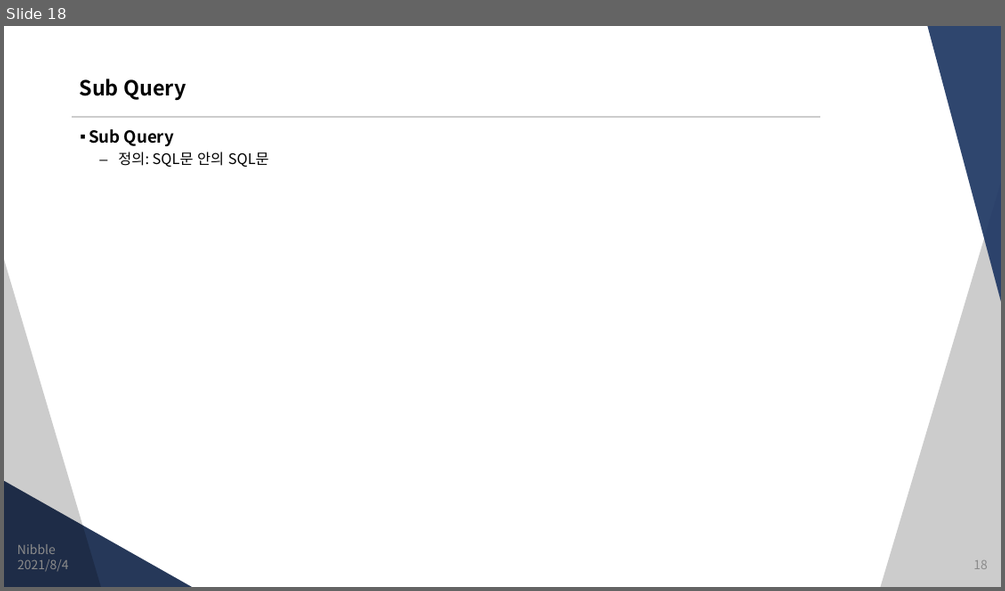
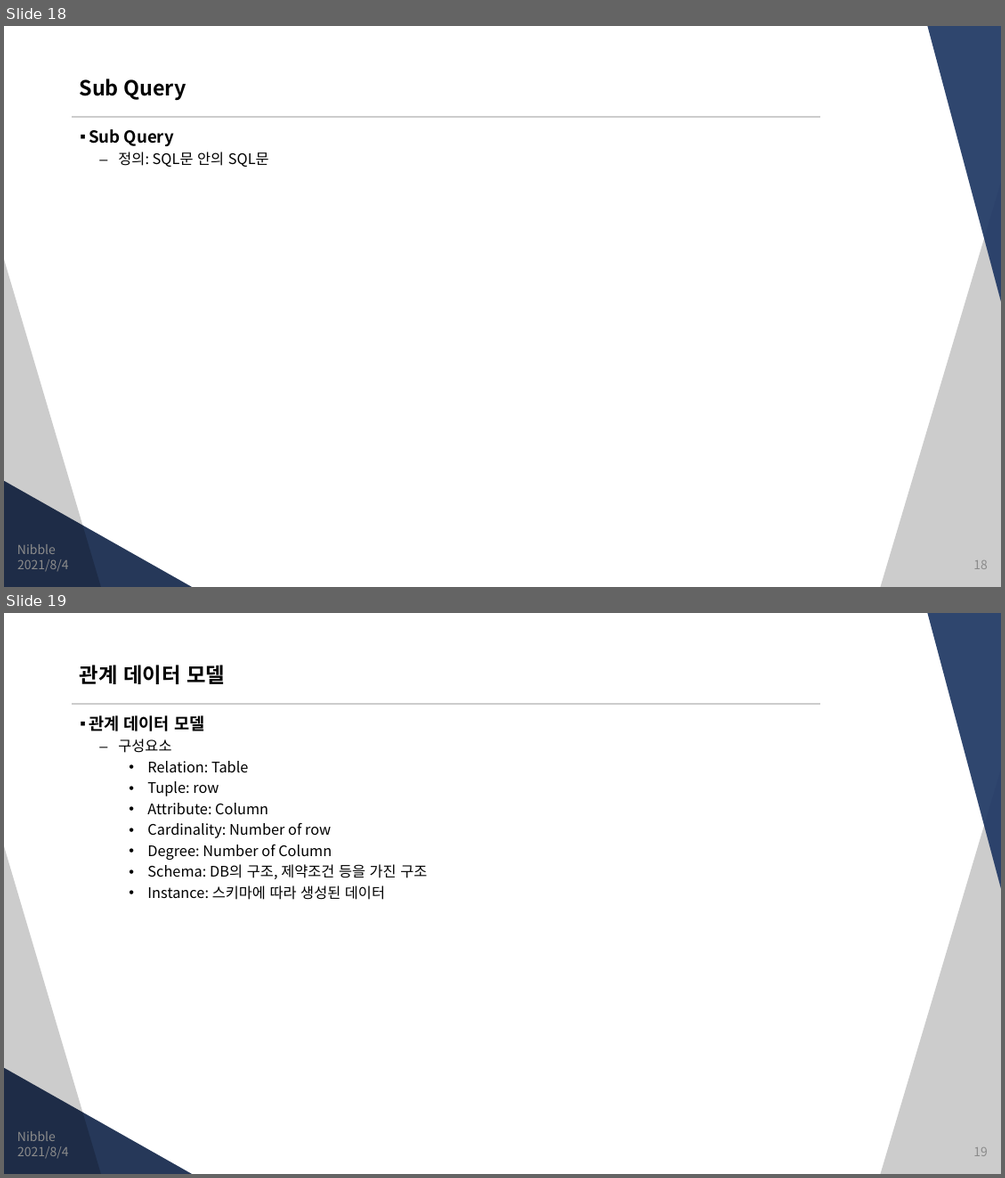
Before and after one commit to JungSangHyeon/2021-TIL, a slide deck: 정보처리기사/3. DB 구축.pptx. Shown one above the other, each under a label of ours: slide 18 before the commit, slides 18 and 19 after it. The pictures are 1005x591 and 1005x1178 pixels, drawn with LibreOffice and Linux fonts; fonts in the diff are those of the drawing. Boxes give left, top, right and bottom in pixels: in the first picture for what was removed or moved away, otherwise in the second. Text is boxed around its words. In the diff, an @@ line names an element or a change of style, - is before the commit and + after.

```diff
--- a/정보처리기사/3. DB 구축.pptx
+++ b/정보처리기사/3. DB 구축.pptx
@@ slide 19 added at bbox=[4, 613, 1001, 1174], background #FFFFFF; not listed: 5 template elements that a slide beside it also shows @@
@@ title added at bbox=[80, 665, 225, 684], 20 pt, text #000000, bold @@
+관계 데이터 모델
@@ text added at bbox=[89, 715, 427, 900], 14 pt, text #000000 @@
+▪ 관계 데이터 모델
+  – 구성요소
+    • Relation: Table
+    • Tuple: row
+    • Attribute: Column
+    • Cardinality: Number of row
+    • Degree: Number of Column
+    • Schema: DB의 구조, 제약조건 등을 가진 구조
+    • Instance: 스키마에 따라 생성된 데이터
@@ text added at bbox=[17, 1131, 56, 1141], 12 pt, text #8C8C8C @@
+Nibble
@@ text added at bbox=[17, 1146, 69, 1159], 12 pt, text #8C8C8C @@
+2021/8/4
@@ page number added at bbox=[973, 1147, 987, 1156], 12 pt, text #8C8C8C @@
+19
```
Also in this commit, not shown: 1 slide changed, 5 other slides added.
